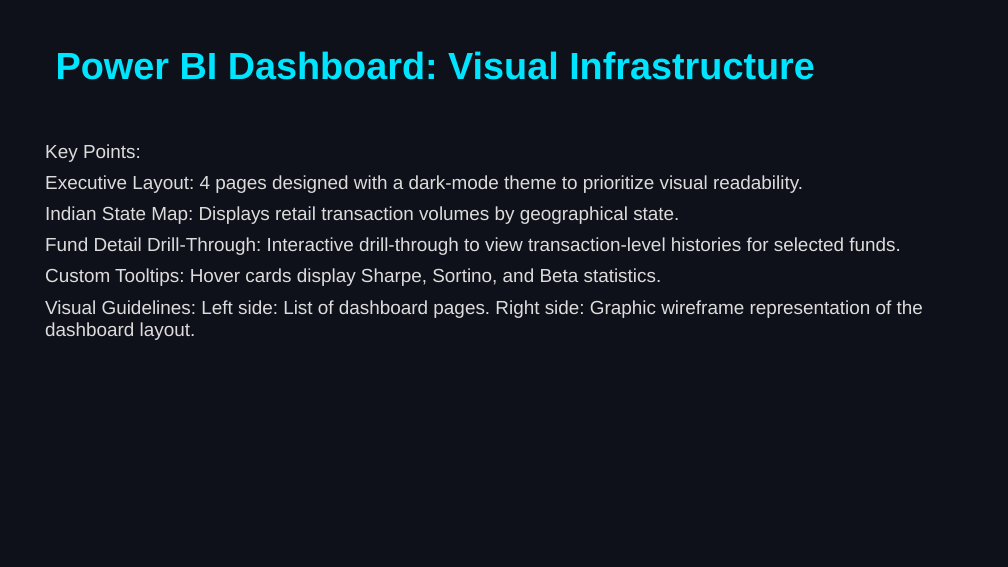
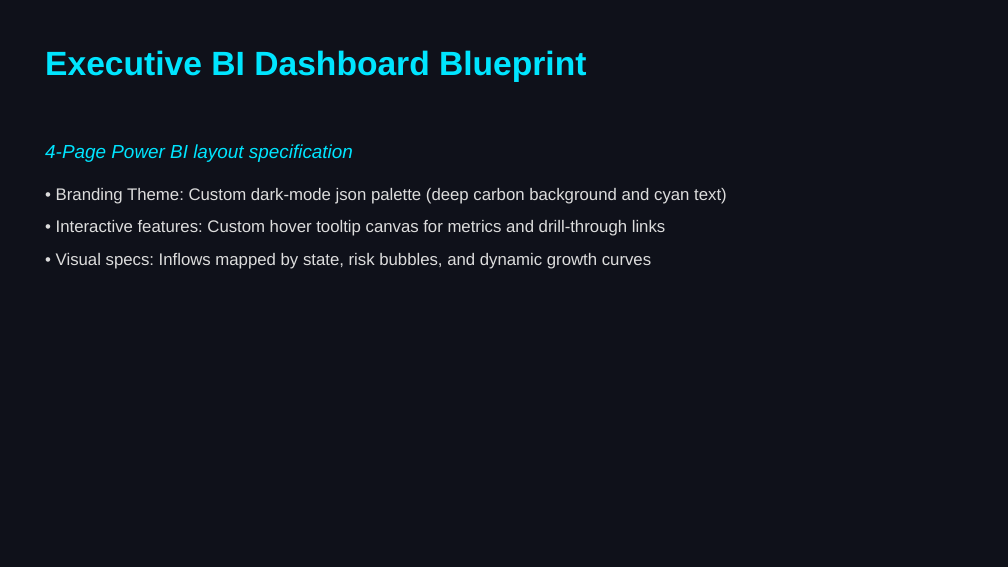
Before and after one commit to DHILEEPB/bluestock_mf_capstone, a slide deck: slide 11 of reports/Presentation.pptx (slide 10 before the commit). Drawn at 1008x567 pixels with LibreOffice and Linux fonts; fonts in the diff are those of the drawing. Boxes give left, top, right and bottom in pixels: in the first picture for what was removed or moved away, otherwise in the second. Text is boxed around its words. In the diff, an @@ line names an element or a change of style, - is before the commit and + after.

```diff
--- a/reports/Presentation.pptx
+++ b/reports/Presentation.pptx
@@ text at (x1=45, y1=50, x2=586, y2=82): text changed; size 36 to 32 pt @@
-Power BI Dashboard: Visual Infrastructure
+Executive BI Dashboard Blueprint
@@ text at (x1=45, y1=144, x2=727, y2=269): text changed; size 18 to 16 pt @@
-Key Points:
-Executive Layout: 4 pages designed with a dark-mode theme to prioritize visual readability.
-Indian State Map: Displays retail transaction volumes by geographical state.
-Fund Detail Drill-Through: Interactive drill-through to view transaction-level histories for selected funds.
-Custom Tooltips: Hover cards display Sharpe, Sortino, and Beta statistics.
-Visual Guidelines: Left side: List of dashboard pages. Right side: Graphic wireframe representation of the dashboard layout.
+4-Page Power BI layout specification
+• Branding Theme: Custom dark-mode json palette (deep carbon background and cyan text)
+• Interactive features: Custom hover tooltip canvas for metrics and drill-through links
+• Visual specs: Inflows mapped by state, risk bubbles, and dynamic growth curves
```
Also in this commit, not shown: 8 other slides changed, 3 slides added, 4 slides removed, 1 other file.
